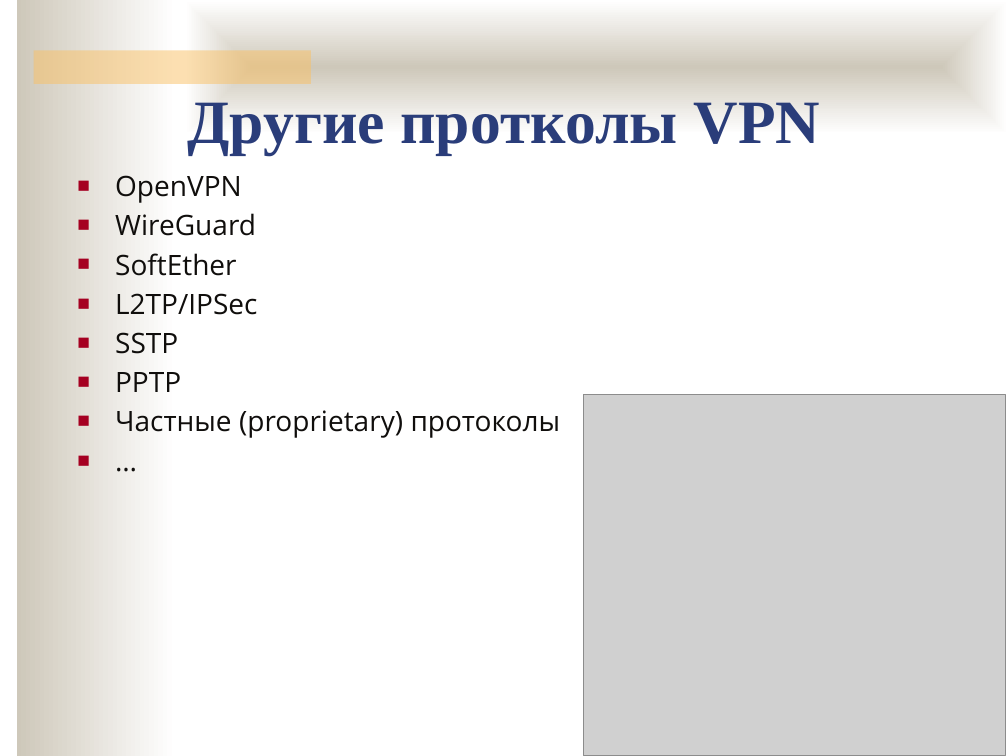
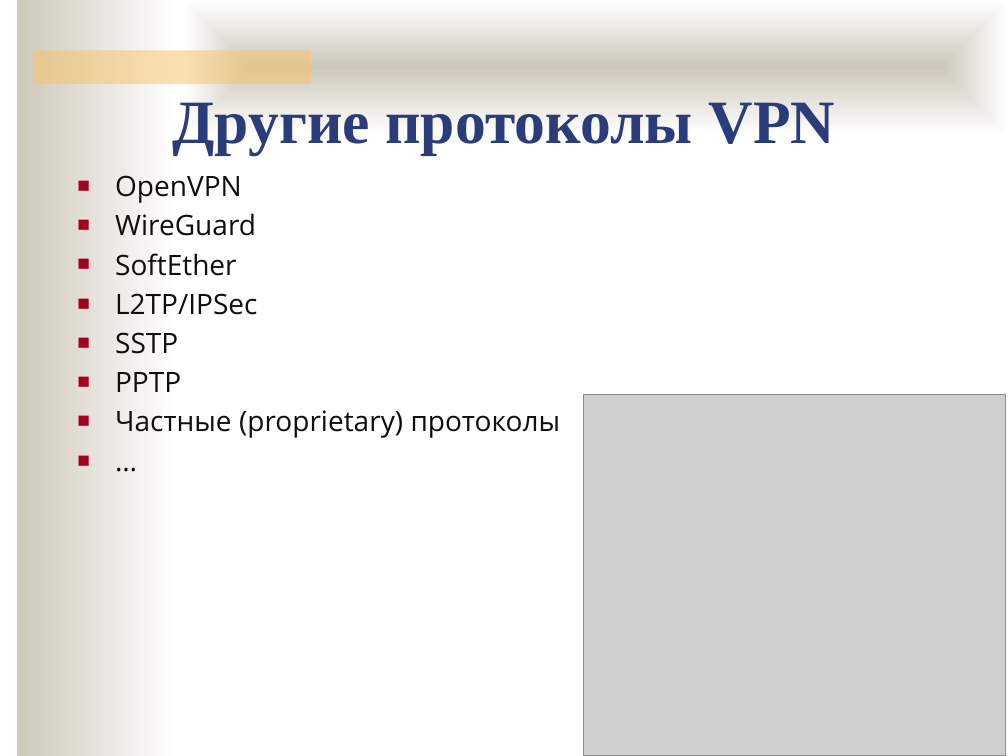
Before and after one commit to ukoloff/nets, a slide deck: slide 18 of lecture/vpn.pptx (slide 19 before the commit). Drawn at 1008x756 pixels with LibreOffice and Linux fonts; fonts in the diff are those of the drawing; grey boxes stand for pictures; background and template pictures are left out. Boxes give left, top, right and bottom in pixels: in the first picture for what was removed or moved away, otherwise in the second. Text is boxed around its words. In the diff, an @@ line names an element or a change of style, - is before the commit and + after.

```diff
--- a/lecture/vpn.pptx
+++ b/lecture/vpn.pptx
@@ text at [173, 102, 836, 155]: text changed @@
-Другие протколы VPN
+Другие протоколы VPN
```
Also in this commit, not shown: 1 slide added, 1 slide removed.
